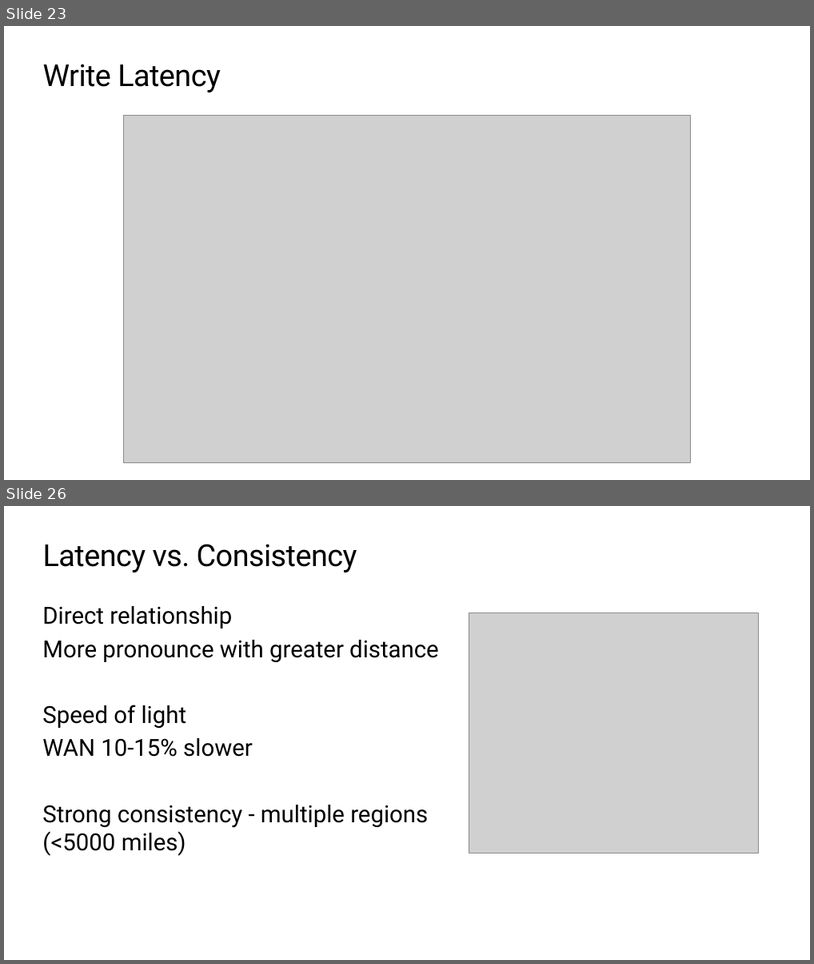
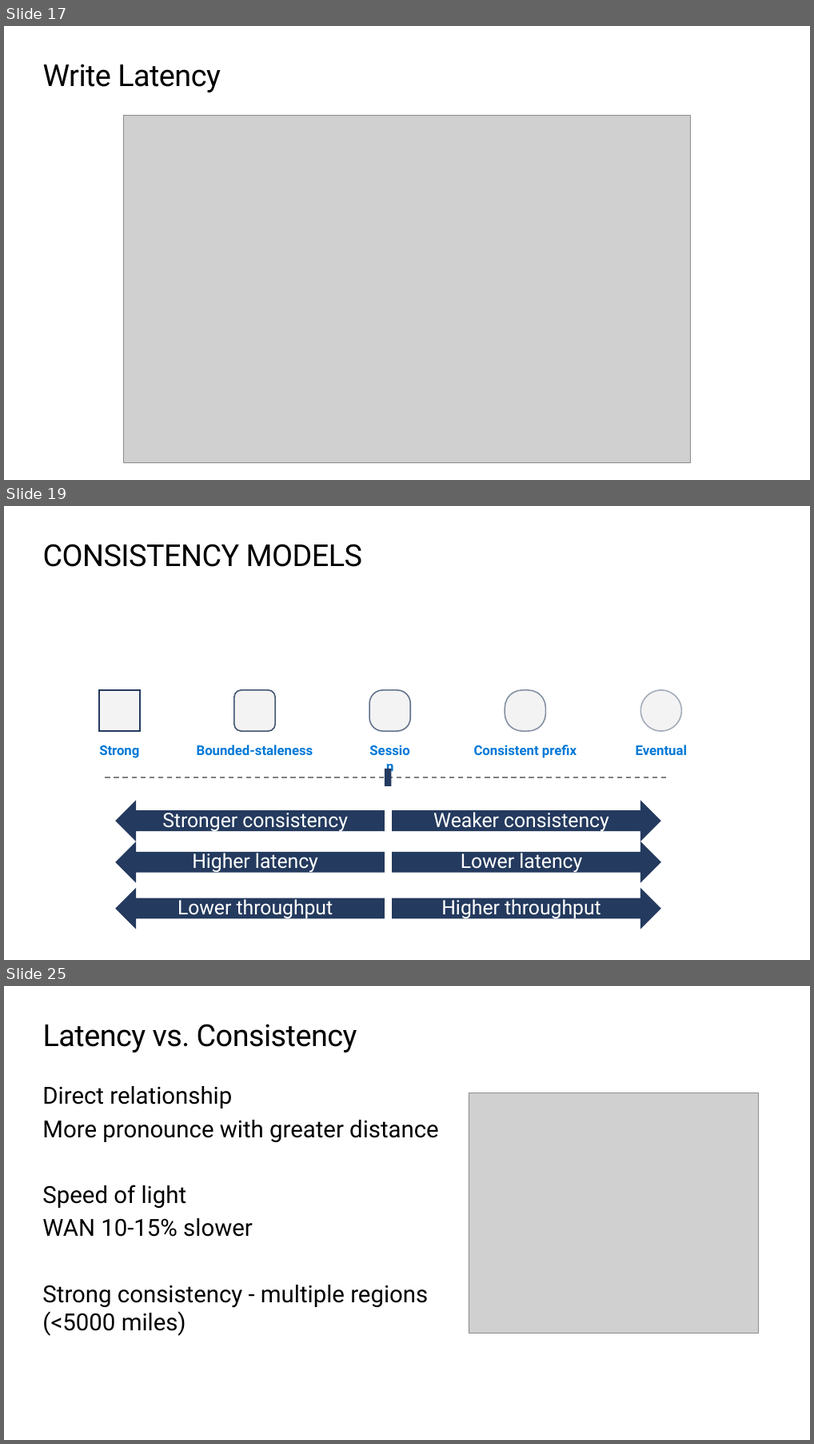
Before and after one commit to markjbrown/cosmos-global-distribution-demos, a slide deck: CosmosGlobalDistDemos/High-perf-apps-CosmosDB.pptx. Shown one above the other, each under a label of ours: slides 23 and 26 before the commit, slides 17, 19 and 25 after it; the slides between them are not shown. The pictures are 814x964 and 814x1444 pixels, drawn with LibreOffice and Linux fonts; fonts in the diff are those of the drawing; grey boxes stand for pictures; background and template pictures are left out. Boxes give left, top, right and bottom in pixels: in the first picture for what was removed or moved away, otherwise in the second. Text is boxed around its words. In the diff, an @@ line names an element or a change of style, - is before the commit and + after.

```diff
--- a/CosmosGlobalDistDemos/High-perf-apps-CosmosDB.pptx
+++ b/CosmosGlobalDistDemos/High-perf-apps-CosmosDB.pptx
@@ slide 19 added at [4,506,810,960], background #FFFFFF @@
@@ title added at [43,544,362,567], 36 pt, text #000000 @@
+CONSISTENCY MODELS
@@ rounded rectangle added at [370,690,411,731], fill #F3F3F3, outline #243A5E 1.5 pt @@
@@ group added at [99,690,314,758]: 2 texts, 1 rectangle, 1 rounded rectangle @@
+Strong
+Bounded-staleness
@@ text added at [367,739,414,762], 16 pt, text #0078D7, bold @@
+Session
@@ group added at [474,690,687,758]: 2 texts, 1 rounded rectangle, 1 ellipse @@
+Consistent prefix
+Eventual
@@ rectangle added at [385,768,392,786], fill #243A5E @@
@@ line added from (106, 777) to (670, 777), #808080 1.5 pt dashed @@
@@ left arrow added at [115,800,385,841], fill #243A5E, 23.5 pt, text #FFFFFF @@
+Stronger consistency
@@ left arrow added at [392,800,662,841], fill #243A5E, 23.5 pt, text #FFFFFF @@
+Weaker consistency
@@ left arrow added at [115,841,385,882], fill #243A5E, 23.5 pt, text #FFFFFF @@
+Higher latency
@@ left arrow added at [392,841,662,882], fill #243A5E, 23.5 pt, text #FFFFFF @@
+Lower latency
@@ left arrow added at [115,888,385,929], fill #243A5E, 23.5 pt, text #FFFFFF @@
+Lower throughput
@@ left arrow added at [392,888,662,929], fill #243A5E, 23.5 pt, text #FFFFFF @@
+Higher throughput
@@ what was slide 23 is now slide 17 @@
@@ what was slide 26 is now slide 25 @@
```
Also in this commit, not shown: 11 slides changed, 6 other slides added, 15 slides removed.
